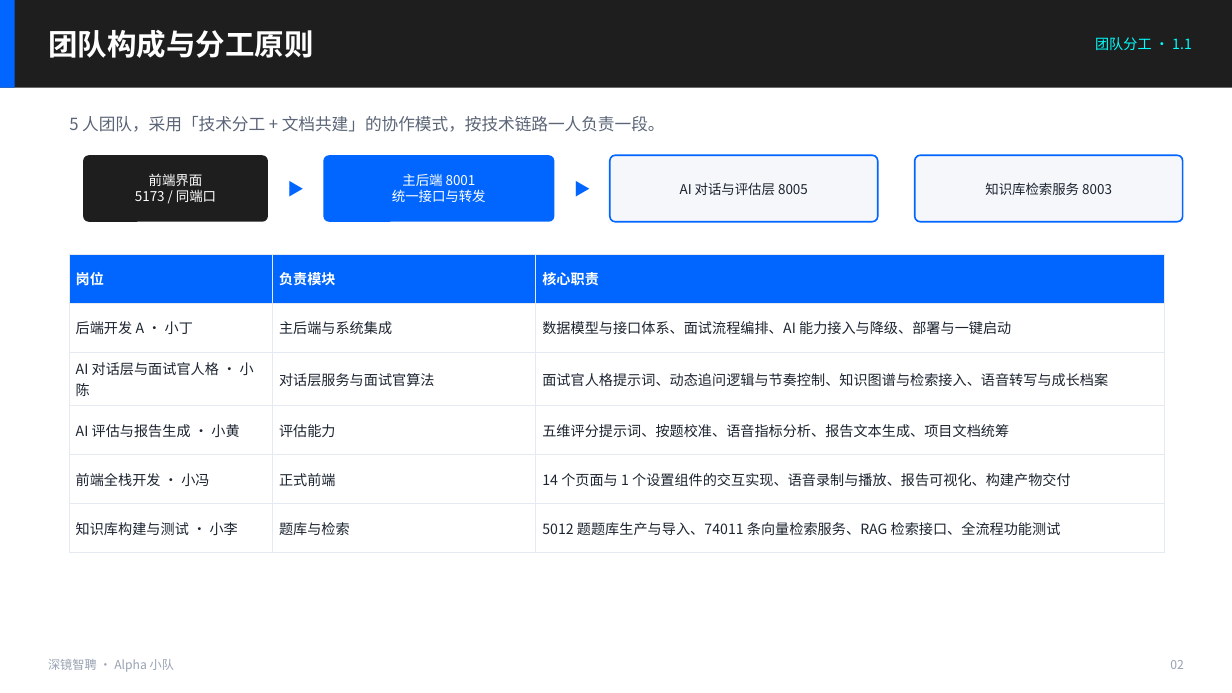
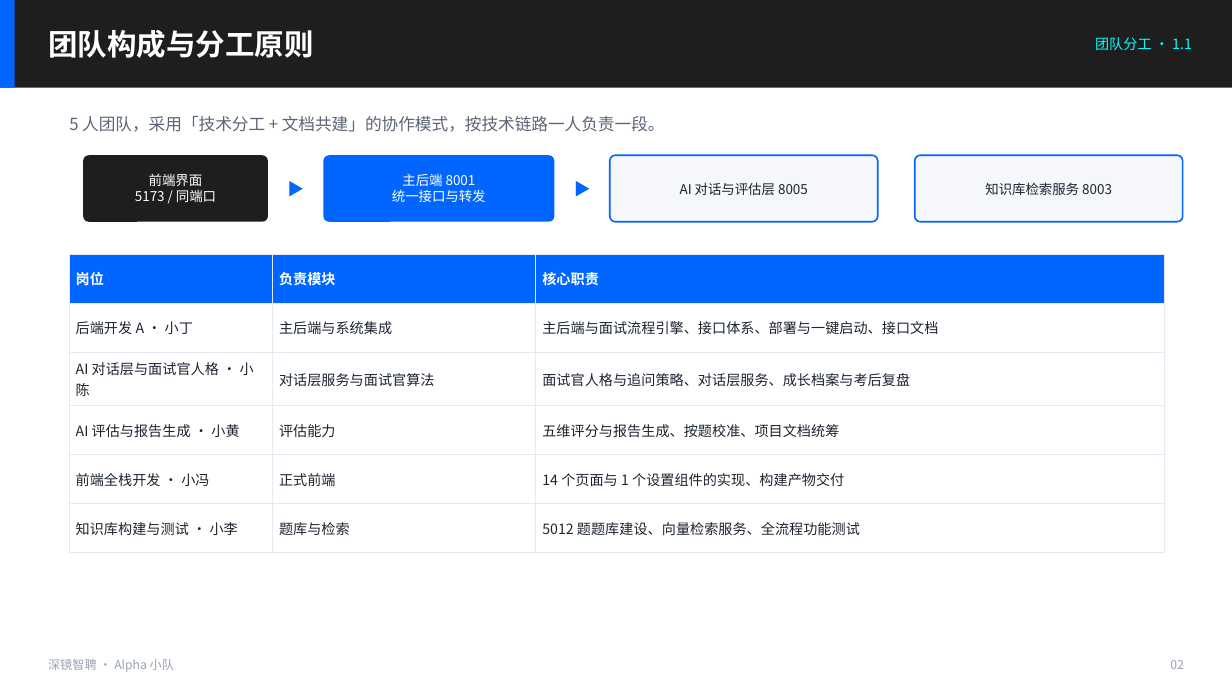
Before and after one commit to yangziyue-c/ai-interview-system, a slide deck: slide 4 of docs/submission/05-项目的详细分工及过程-演示稿.pptx. Drawn at 1232x693 pixels with LibreOffice and Linux fonts; fonts in the diff are those of the drawing. Boxes give left, top, right and bottom in pixels: in the first picture for what was removed or moved away, otherwise in the second. Text is boxed around its words. In the diff, an @@ line names an element or a change of style, - is before the commit and + after.

```diff
--- a/docs/submission/05-项目的详细分工及过程-演示稿.pptx
+++ b/docs/submission/05-项目的详细分工及过程-演示稿.pptx
@@ table at (69, 254, 1165, 539) @@
-row 2, column 3: 数据模型与接口体系、面试流程编排、AI 能力接入与降级、部署与一键启动
+row 2, column 3: 主后端与面试流程引擎、接口体系、部署与一键启动、接口文档
-row 3, column 3: 面试官人格提示词、动态追问逻辑与节奏控制、知识图谱与检索接入、语音转写与成长档案
+row 3, column 3: 面试官人格与追问策略、对话层服务、成长档案与考后复盘
-row 4, column 3: 五维评分提示词、按题校准、语音指标分析、报告文本生成、项目文档统筹
+row 4, column 3: 五维评分与报告生成、按题校准、项目文档统筹
-row 5, column 3: 14 个页面与 1 个设置组件的交互实现、语音录制与播放、报告可视化、构建产物交付
+row 5, column 3: 14 个页面与 1 个设置组件的实现、构建产物交付
-row 6, column 3: 5012 题题库生产与导入、74011 条向量检索服务、RAG 检索接口、全流程功能测试
+row 6, column 3: 5012 题题库建设、向量检索服务、全流程功能测试
```
Also in this commit, not shown: 3 other slides changed, 6 other files.
